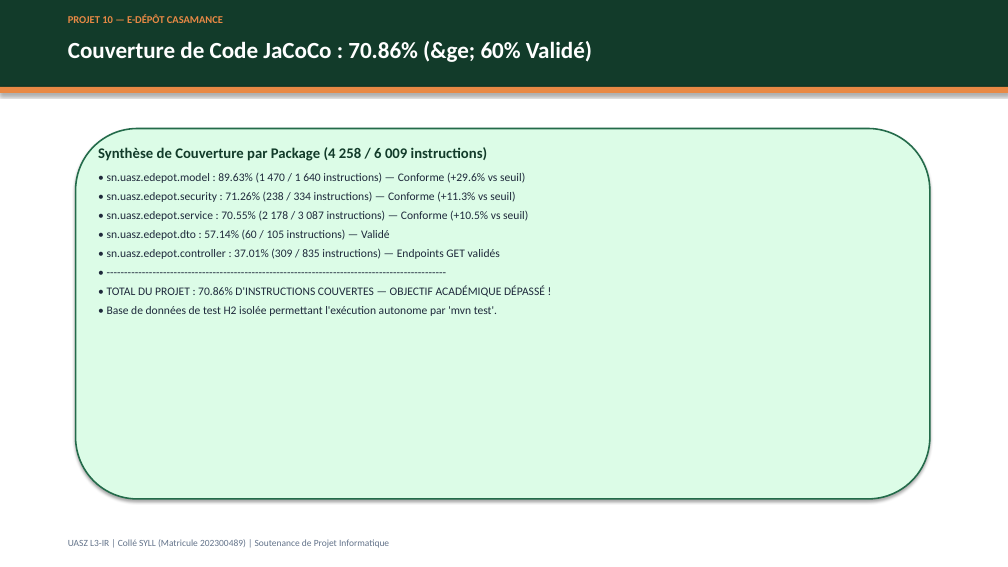
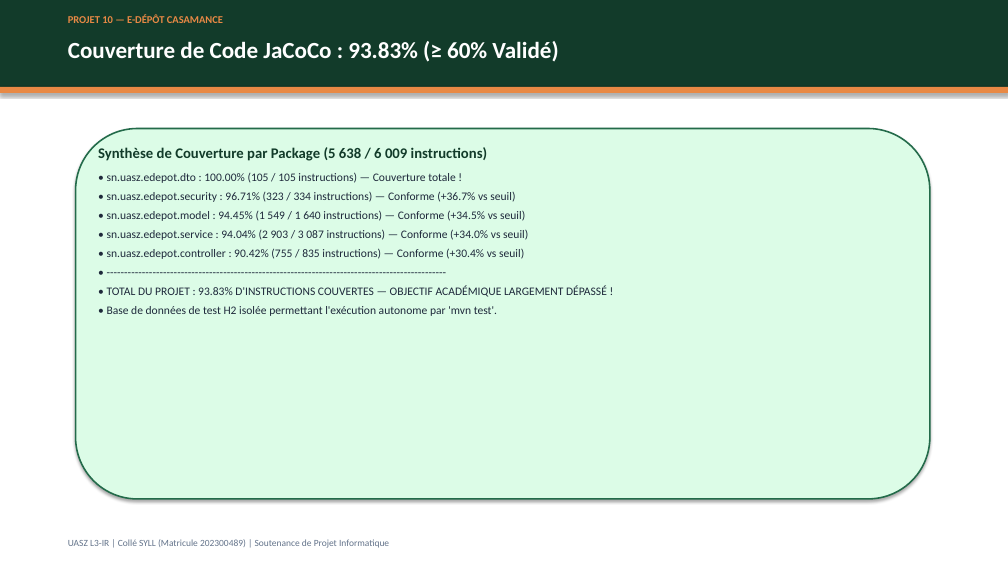
Before and after one commit to Collesyll0607/e-depot-plateforme, a slide deck: slide 12 of P10_EDepot_Presentation.pptx. Drawn at 1008x567 pixels with LibreOffice and Linux fonts; fonts in the diff are those of the drawing. Boxes give left, top, right and bottom in pixels: in the first picture for what was removed or moved away, otherwise in the second. Text is boxed around its words. In the diff, an @@ line names an element or a change of style, - is before the commit and + after.

```diff
--- a/P10_EDepot_Presentation.pptx
+++ b/P10_EDepot_Presentation.pptx
@@ text at (x1=68, y1=41, x2=558, y2=62): text changed @@
-Couverture de Code JaCoCo : 70.86% (&ge; 60% Validé)
+Couverture de Code JaCoCo : 93.83% (≥ 60% Validé)
@@ text at (x1=98, y1=147, x2=528, y2=259): text changed @@
-Synthèse de Couverture par Package (4 258 / 6 009 instructions)
-• sn.uasz.edepot.model : 89.63% (1 470 / 1 640 instructions) — Conforme (+29.6% vs seuil)
-• sn.uasz.edepot.security : 71.26% (238 / 334 instructions) — Conforme (+11.3% vs seuil)
-• sn.uasz.edepot.service : 70.55% (2 178 / 3 087 instructions) — Conforme (+10.5% vs seuil)
-• sn.uasz.edepot.dto : 57.14% (60 / 105 instructions) — Validé
-• sn.uasz.edepot.controller : 37.01% (309 / 835 instructions) — Endpoints GET validés
+Synthèse de Couverture par Package (5 638 / 6 009 instructions)
+• sn.uasz.edepot.dto : 100.00% (105 / 105 instructions) — Couverture totale !
+• sn.uasz.edepot.security : 96.71% (323 / 334 instructions) — Conforme (+36.7% vs seuil)
+• sn.uasz.edepot.model : 94.45% (1 549 / 1 640 instructions) — Conforme (+34.5% vs seuil)
+• sn.uasz.edepot.service : 94.04% (2 903 / 3 087 instructions) — Conforme (+34.0% vs seuil)
+• sn.uasz.edepot.controller : 90.42% (755 / 835 instructions) — Conforme (+30.4% vs seuil)
@@ text at (x1=107, y1=286, x2=607, y2=297): text changed @@
-• TOTAL DU PROJET : 70.86% D'INSTRUCTIONS COUVERTES — OBJECTIF ACADÉMIQUE DÉPASSÉ !
+• TOTAL DU PROJET : 93.83% D'INSTRUCTIONS COUVERTES — OBJECTIF ACADÉMIQUE LARGEMENT DÉPASSÉ !
```
Also in this commit, not shown: 2 other slides changed, 5 other files.
